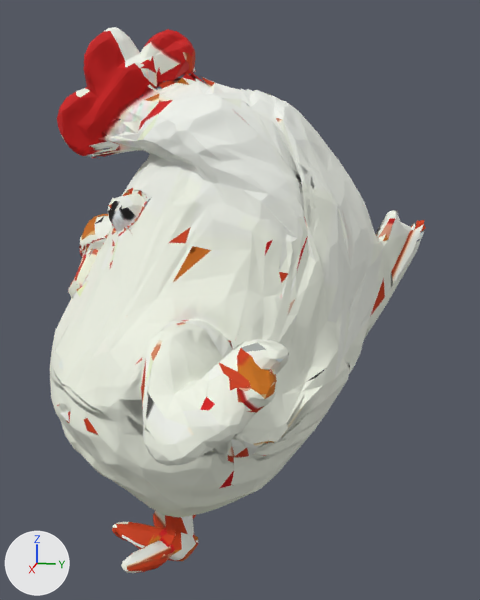
Before and after pictures for a commit that changed the glTF model public/play/models/chicken.glb.
Both versions are drawn from a camera (50 mm lens) standing at (2.195, 0.452, 1.481) and looking at (-0.009, 0.011, 0.93). Lighting does not change. The marker at lower left points along +X, +Y and +Z. The first picture is the older version. Vertices at exactly the same position are counted once.

In view in the first picture: 'chicken_LOD1'.
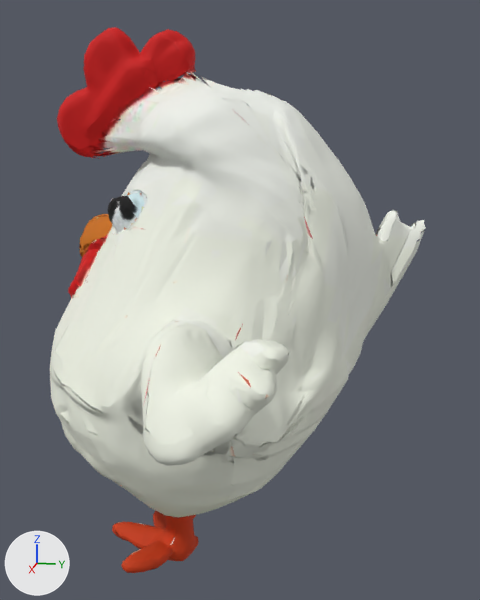
Where the change shows, as pixel boxes [x1, y1, x2, y2] in the pictures (480 x 600 px):
part 1 of me_mesh_001, surface changed
    both: [56, 27, 426, 573]

Patch to the scene script:
```diff
--- a/public/play/models/chicken.glb.py
+++ b/public/play/models/chicken.glb.py
@@ me_mesh_001 @@
 # used by ob_chicken_lod1; location = (0.0, 0.0, 0.0)
-me_mesh_001.from_pydata(...)  # 6548 vertices, 7599 faces; spans x -0.94..0.94, y -0.62..0.62, z 0.0..1.8
+me_mesh_001.from_pydata(...)  # 6547 vertices, 7599 faces; spans x -0.94..0.94, y -0.62..0.62, z 0.0..1.8
+# me_mesh_001 part 1: 3194 kept faces spanning x -0.94..0.94, y -0.61..0.62, z 0.0..1.8 get new texture (UV) coordinates
+# edits to the shape of me_mesh_001 do not show in these pictures
 me_mesh_001.materials.append(mat_baked)
```
